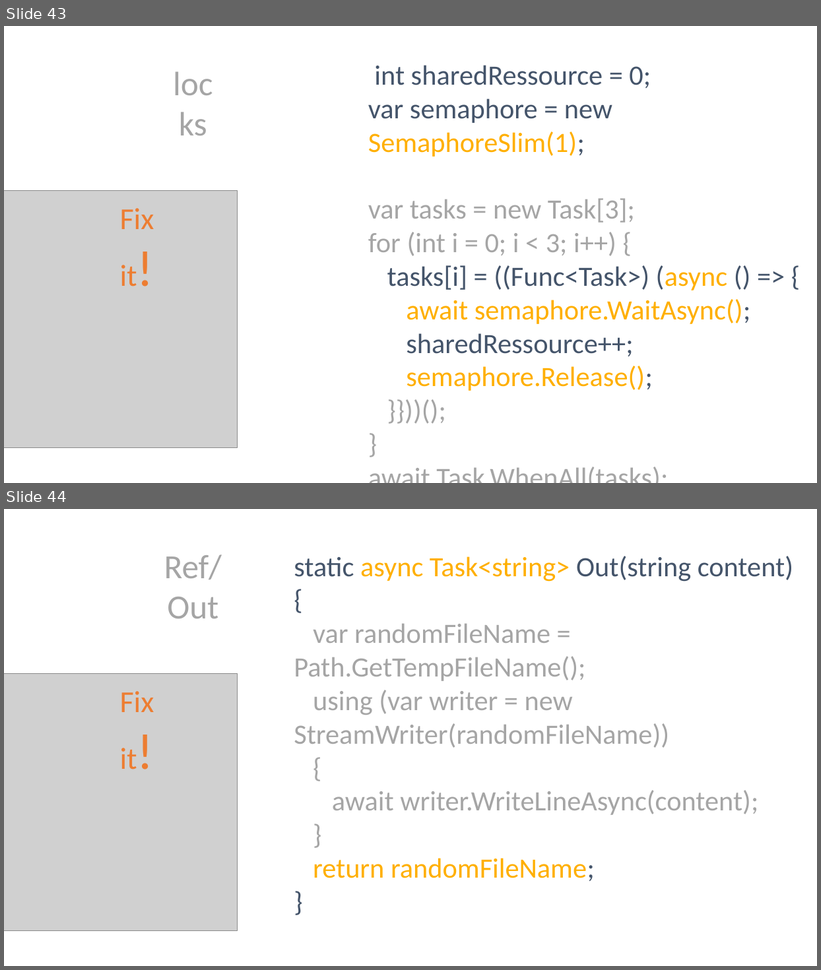
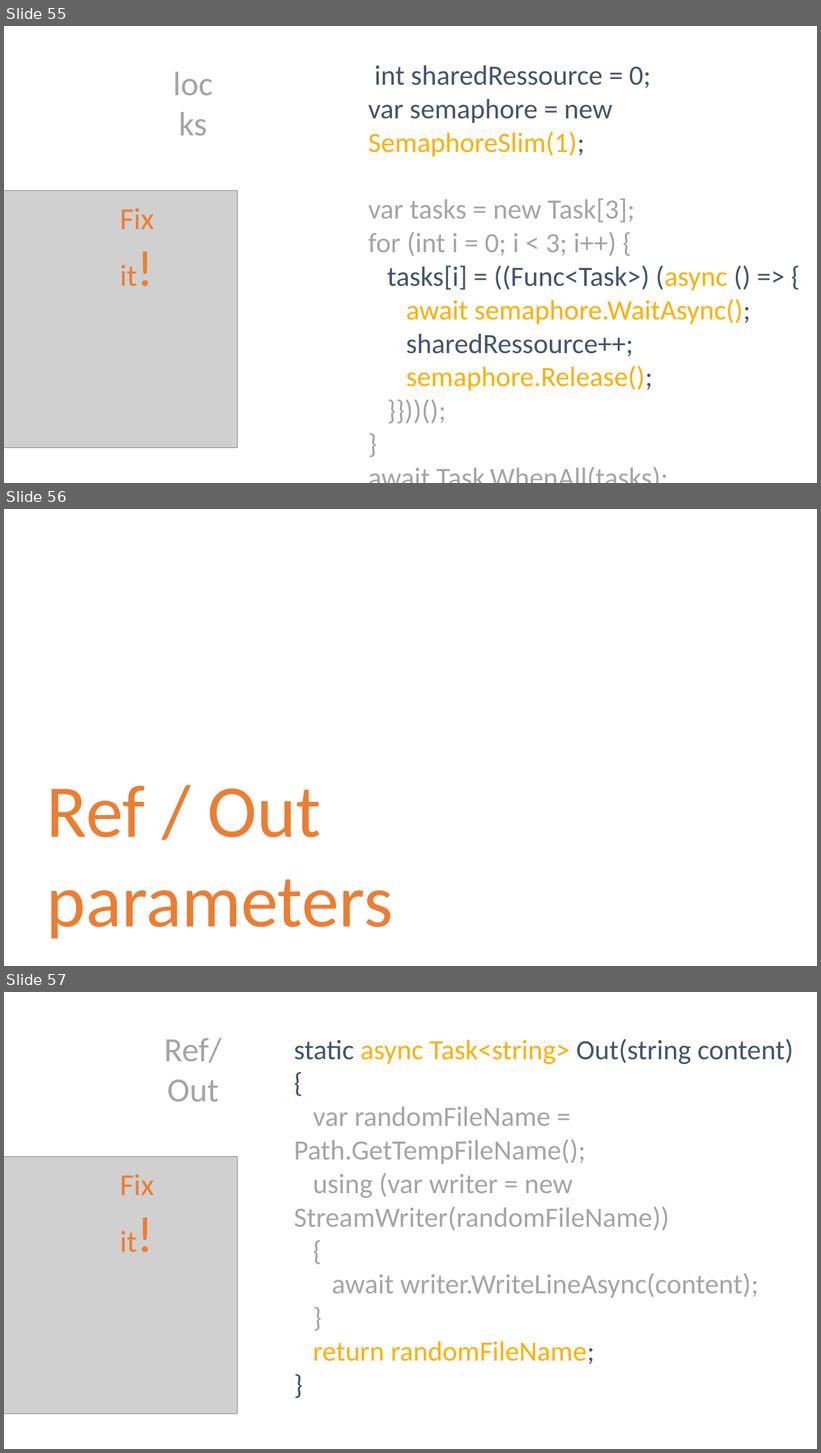
Before and after one commit to danielmarbach/RearchitectTowardsAsyncAwait, a slide deck: presentation.pptx. Shown one above the other, each under a label of ours: slides 43 and 44 before the commit, slides 55, 56 and 57 after it. The pictures are 821x970 and 821x1453 pixels, drawn with LibreOffice and Linux fonts; fonts in the diff are those of the drawing; grey boxes stand for pictures. Boxes give left, top, right and bottom in pixels: in the first picture for what was removed or moved away, otherwise in the second. Text is boxed around its words. In the diff, an @@ line names an element or a change of style, - is before the commit and + after.

```diff
--- a/presentation.pptx
+++ b/presentation.pptx
@@ slide 56 added at box(4, 509, 817, 966), background #FFFFFF @@
@@ text added at box(47, 786, 393, 939), 88 pt, text #ED7D31 @@
+Ref / Out parameters
@@ what was slide 43 is now slide 55 @@
@@ what was slide 44 is now slide 57 @@
```
Also in this commit, not shown: 14 other slides added, 1 other file.
